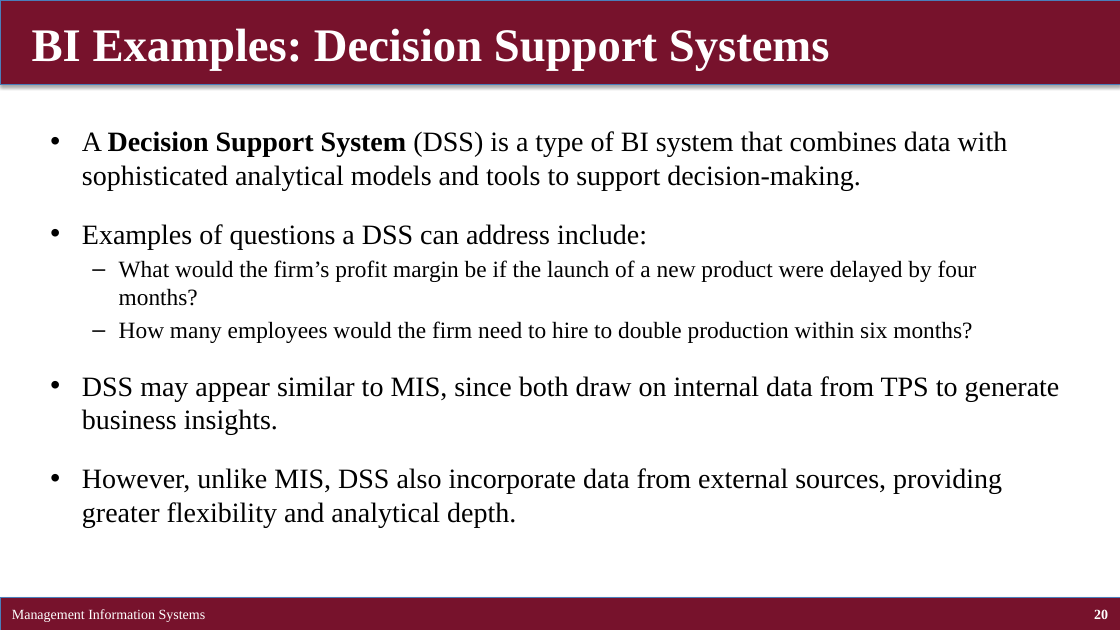
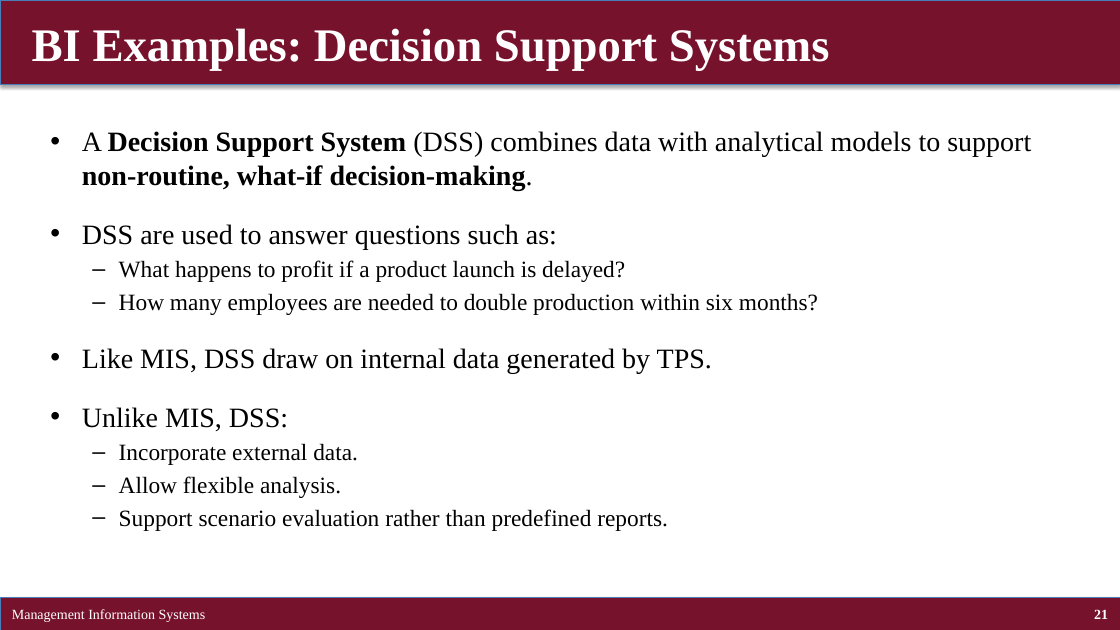
Before and after one commit to brianhwpark/brianhwpark.github.io, a slide deck: slide 21 of files/teaching-resources/concordiacollege-busn-315/busn-315-lecture-note/busn315-ch02.pptx (slide 20 before the commit). Drawn at 1120x630 pixels with LibreOffice and Linux fonts; fonts in the diff are those of the drawing. Boxes give left, top, right and bottom in pixels: in the first picture for what was removed or moved away, otherwise in the second. Text is boxed around its words. In the diff, an @@ line names an element or a change of style, - is before the commit and + after.

```diff
--- a/files/teaching-resources/concordiacollege-busn-315/busn-315-lecture-note/busn315-ch02.pptx
+++ b/files/teaching-resources/concordiacollege-busn-315/busn-315-lecture-note/busn315-ch02.pptx
@@ text at bbox=[82, 131, 1031, 531]: text changed; size 24 to 20 pt @@
-• A Decision Support System (DSS) is a type of BI system that combines data with sophisticated analytical models and tools to support decision-making.
-• Examples of questions a DSS can address include:
-  – What would the firm’s profit margin be if the launch of a new product were delayed by four months?
-  – How many employees would the firm need to hire to double production within six months?
-• DSS may appear similar to MIS, since both draw on internal data from TPS to generate business insights.
-• However, unlike MIS, DSS also incorporate data from external sources, providing greater flexibility and analytical depth.
+• A Decision Support System (DSS) combines data with analytical models to support non-routine, what-if decision-making.
+• DSS are used to answer questions such as:
+  – What happens to profit if a product launch is delayed?
+  – How many employees are needed to double production within six months?
+• Like MIS, DSS draw on internal data generated by TPS.
+• Unlike MIS, DSS:
+  – Incorporate external data.
+  – Allow flexible analysis.
+  – Support scenario evaluation rather than predefined reports.
@@ page number at bbox=[1094, 609, 1108, 619]: text changed @@
-20
+21
```
Also in this commit, not shown: 40 other slides changed, 6 slides added, 4 slides removed, 9 other files.
